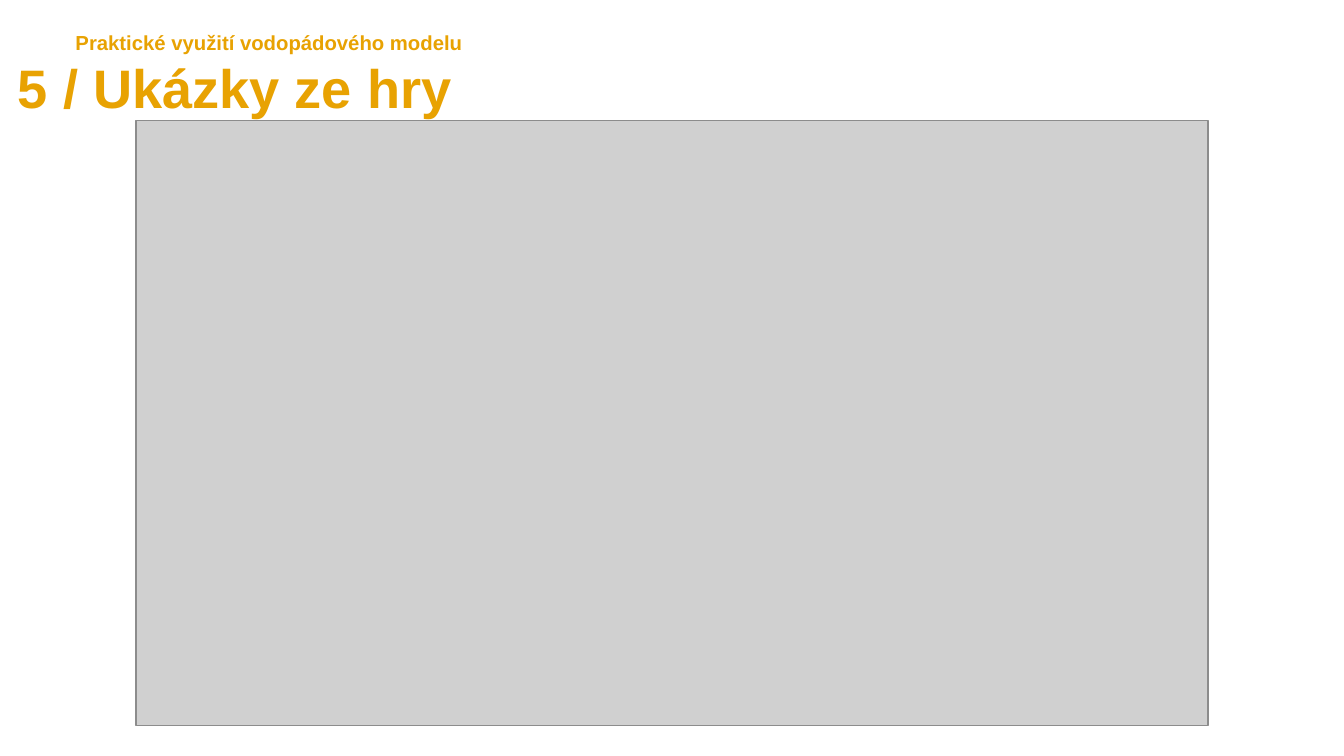
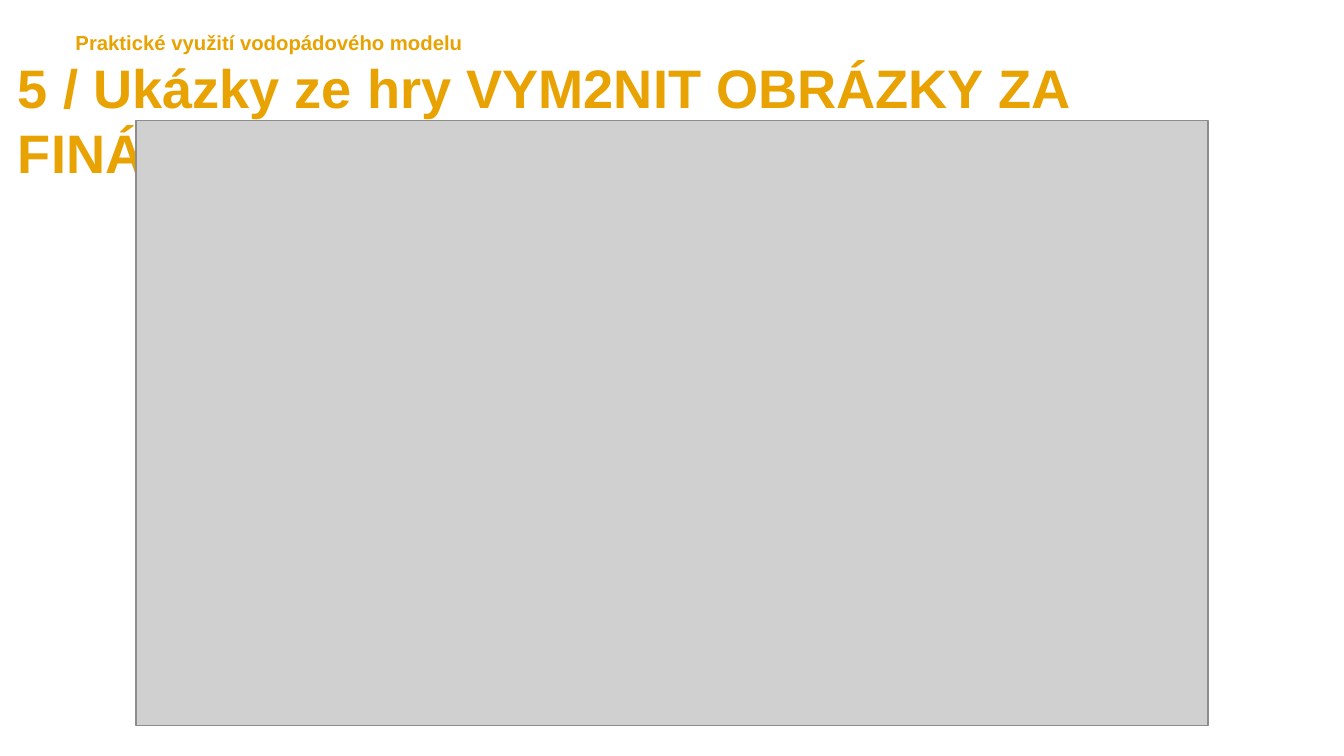
Before and after one commit to marecekroman/GregGame, a slide deck: slide 10 of Gregs Game.pptx. Drawn at 1344x756 pixels with LibreOffice and Linux fonts; fonts in the diff are those of the drawing; grey boxes stand for pictures. Boxes give left, top, right and bottom in pixels: in the first picture for what was removed or moved away, otherwise in the second. Text is boxed around its words. In the diff, an @@ line names an element or a change of style, - is before the commit and + after.

```diff
--- a/Gregs Game.pptx
+++ b/Gregs Game.pptx
@@ text at [18, 66, 1070, 183]: text changed @@
-5 / Ukázky ze hry
+5 / Ukázky ze hry VYM2NIT OBRÁZKY ZA FINÁLNMÍ
```
Also in this commit, not shown: 7 other slides changed, 1 slide added, 1 other file.
